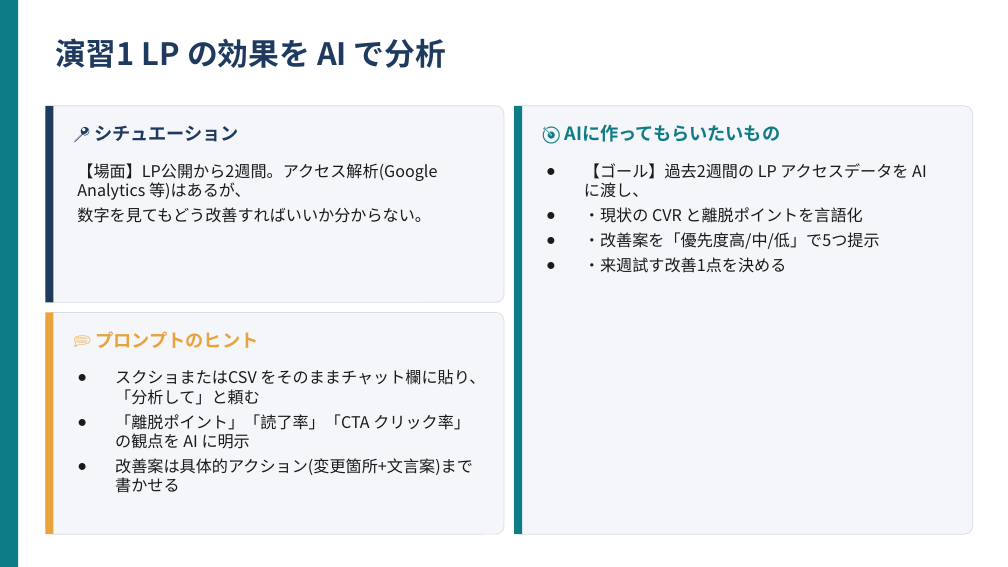
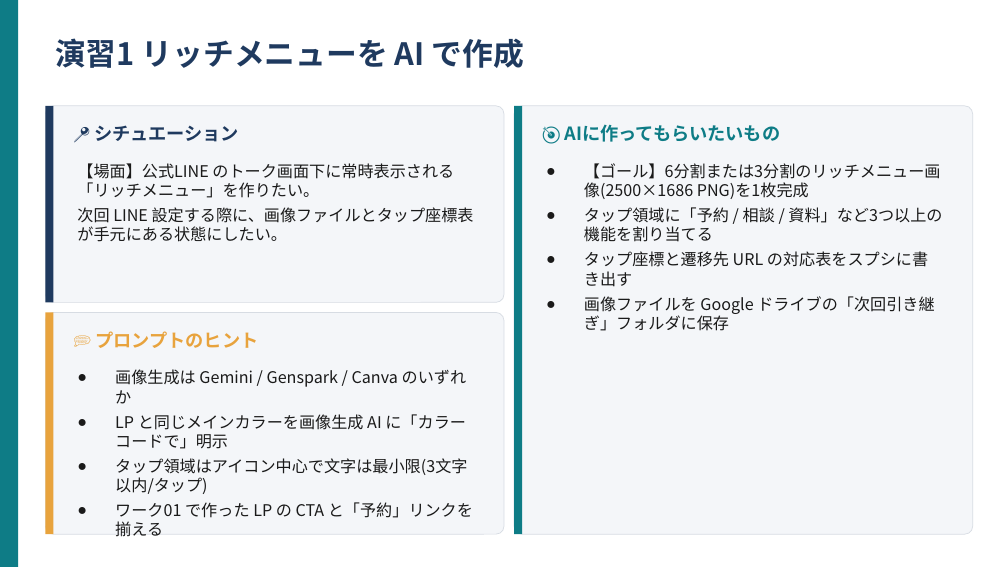
Before and after one commit to kana-story-321/github.io, a slide deck: slide 4 of lecture_pptx/out/work02.pptx. Drawn at 1008x567 pixels with LibreOffice and Linux fonts; fonts in the diff are those of the drawing. Boxes give left, top, right and bottom in pixels: in the first picture for what was removed or moved away, otherwise in the second. Text is boxed around its words. In the diff, an @@ line names an element or a change of style, - is before the commit and + after.

```diff
--- a/lecture_pptx/out/work02.pptx
+++ b/lecture_pptx/out/work02.pptx
@@ text at <box>55,38,524,68</box>: text changed @@
-演習1 LP の効果を AI で分析
+演習1 リッチメニューを AI で作成
@@ text at <box>77,163,474,242</box>: text changed @@
-【場面】LP公開から2週間。アクセス解析(Google Analytics 等)はあるが、
-数字を見てもどう改善すればいいか分からない。
+【場面】公式LINE のトーク画面下に常時表示される「リッチメニュー」を作りたい。
+次回 LINE 設定する際に、画像ファイルとタップ座標表が手元にある状態にしたい。
@@ text at <box>584,163,942,331</box>: text changed @@
-● 【ゴール】過去2週間の LP アクセスデータを AI に渡し、
-● ・現状の CVR と離脱ポイントを言語化
-● ・改善案を「優先度高/中/低」で5つ提示
-● ・来週試す改善1点を決める
+● 【ゴール】6分割または3分割のリッチメニュー画像(2500×1686 PNG)を1枚完成
+● タップ領域に「予約 / 相談 / 資料」など3つ以上の機能を割り当てる
+● タップ座標と遷移先 URL の対応表をスプシに書き出す
+● 画像ファイルを Google ドライブの「次回引き継ぎ」フォルダに保存
@@ text at <box>115,369,473,536</box>: text changed @@
-● スクショまたはCSV をそのままチャット欄に貼り、「分析して」と頼む
-● 「離脱ポイント」「読了率」「CTA クリック率」の観点を AI に明示
-● 改善案は具体的アクション(変更箇所+文言案)まで書かせる
+● 画像生成は Gemini / Genspark / Canva のいずれか
+● LP と同じメインカラーを画像生成 AI に「カラーコードで」明示
+● タップ領域はアイコン中心で文字は最小限(3文字以内/タップ)
+● ワーク01 で作った LP の CTA と「予約」リンクを揃える
```
Also in this commit, not shown: 7 other slides changed, 8 other files.
